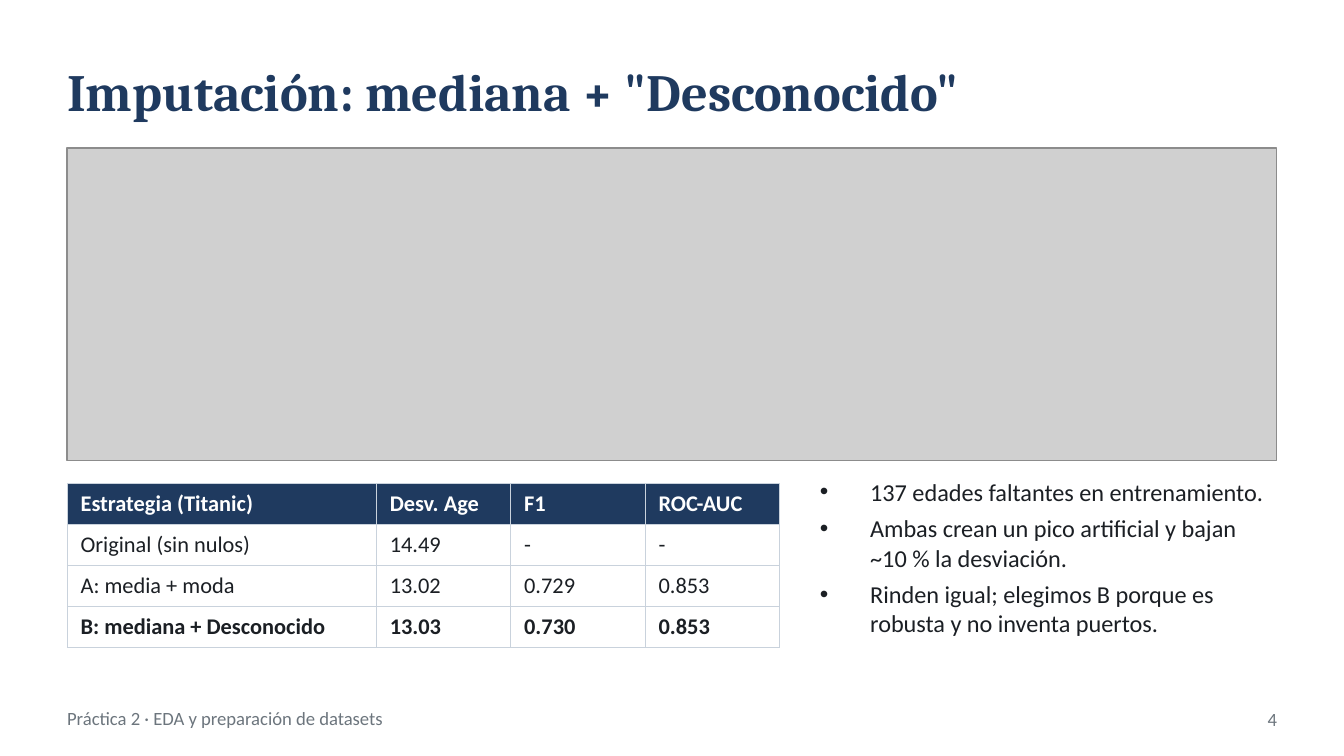
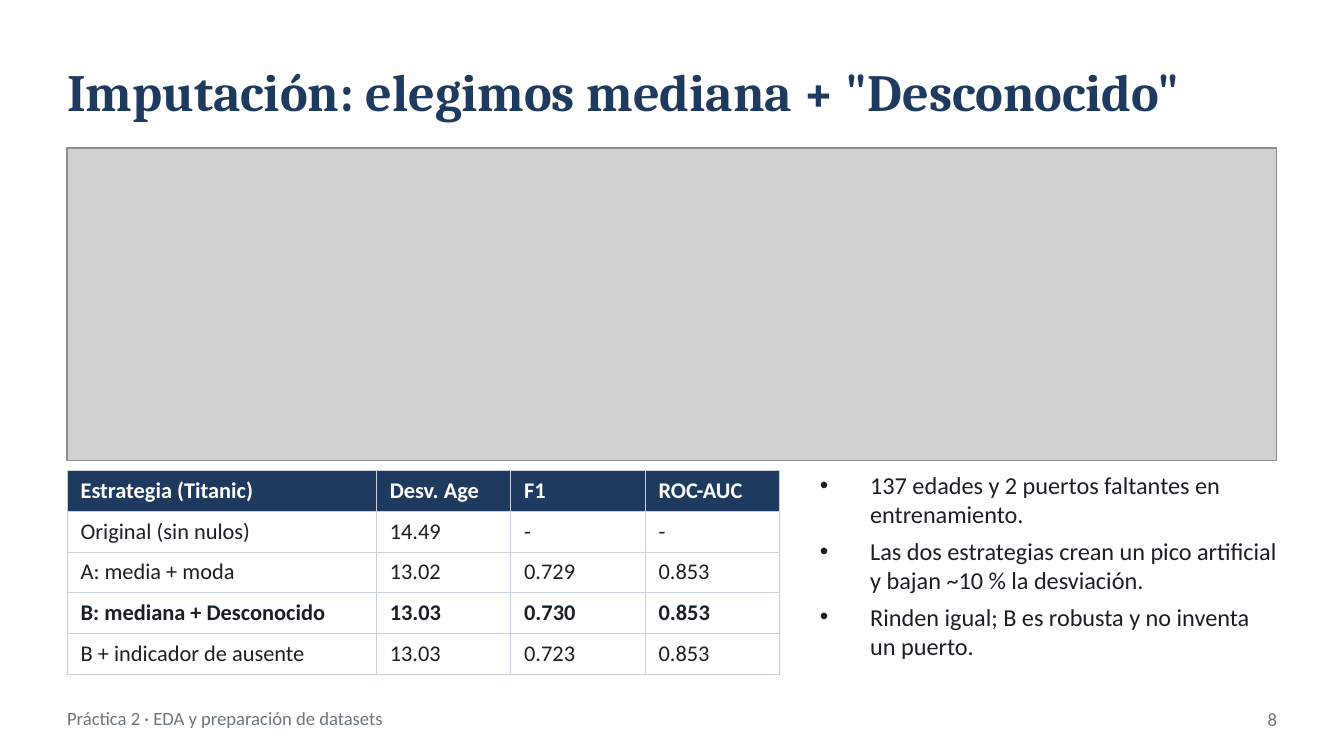
Before and after one commit to davilabrayan688-gif/Practica2-EDA, a slide deck: slide 8 of Presentacion_Practica2.pptx (slide 4 before the commit). Drawn at 1344x756 pixels with LibreOffice and Linux fonts; fonts in the diff are those of the drawing; grey boxes stand for pictures. Boxes give left, top, right and bottom in pixels: in the first picture for what was removed or moved away, otherwise in the second. Text is boxed around its words. In the diff, an @@ line names an element or a change of style, - is before the commit and + after.

```diff
--- a/Presentacion_Practica2.pptx
+++ b/Presentacion_Practica2.pptx
@@ title at (67,74,1180,123): text changed @@
-Imputación: mediana + "Desconocido"
+Imputación: elegimos mediana + "Desconocido"
@@ table at (67,470,780,672) @@
+row 5: B + indicador de ausente | 13.03 | 0.723 | 0.853
@@ table: place and size @@
-table at (67,484,780,638)
+table at (67,470,780,672)
@@ text at (870,477,1276,659): text changed @@
-• 137 edades faltantes en entrenamiento.
-• Ambas crean un pico artificial y bajan ~10 % la desviación.
-• Rinden igual; elegimos B porque es robusta y no inventa puertos.
+• 137 edades y 2 puertos faltantes en entrenamiento.
+• Las dos estrategias crean un pico artificial y bajan ~10 % la desviación.
+• Rinden igual; B es robusta y no inventa un puerto.
@@ page number at (1268,713,1277,726): text changed @@
-4
+8
```
Also in this commit, not shown: 5 other slides changed, 8 slides added, 1 slide removed, 4 other files.
